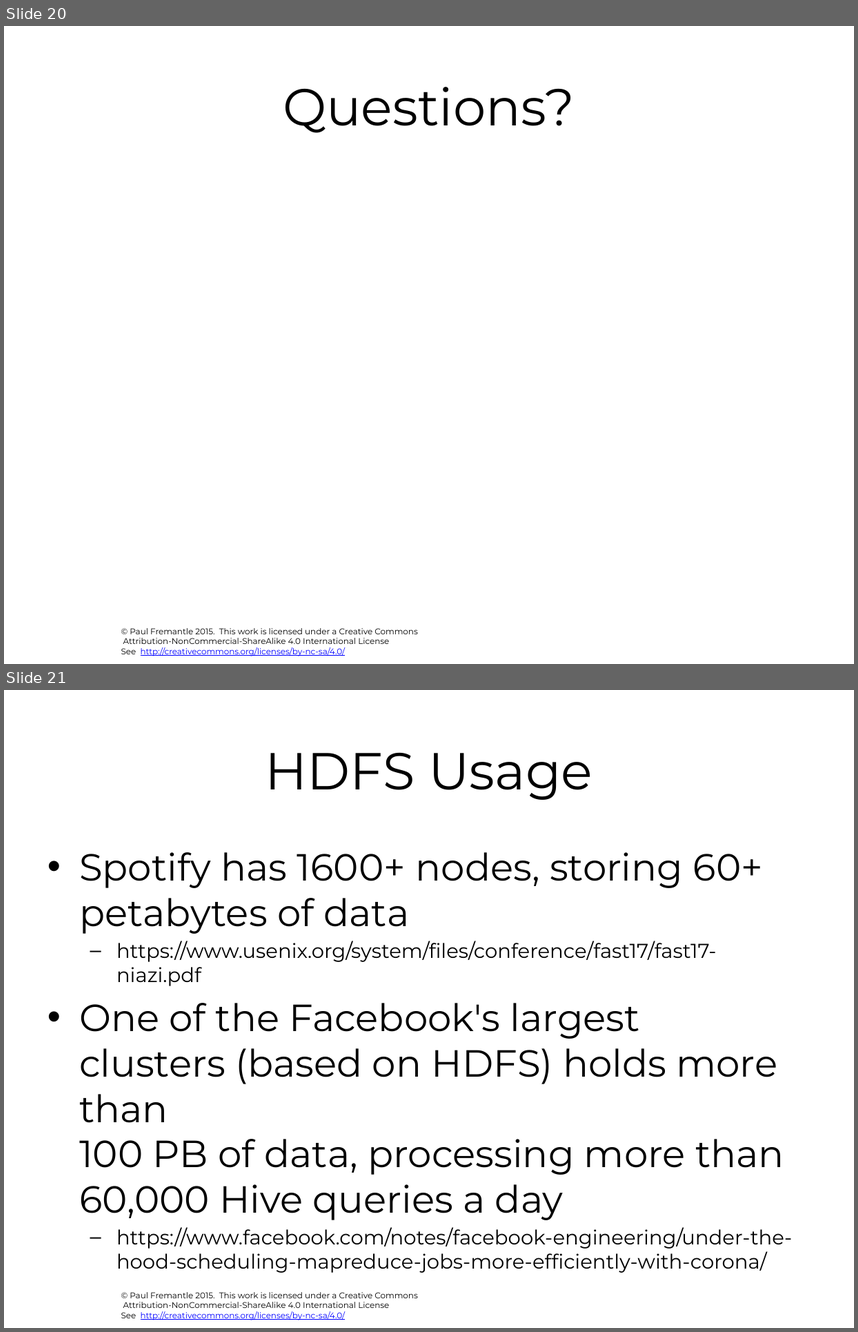
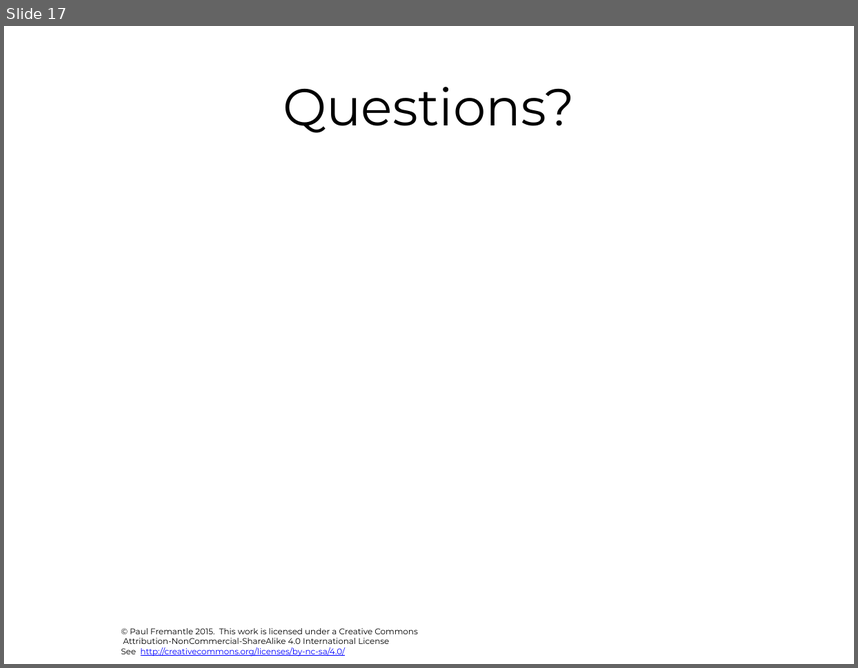
Before and after one commit to pzfreo/big, a slide deck: pres-source/02-map-reduce.pptx. Shown one above the other, each under a label of ours: slides 20 and 21 before the commit, slide 17 after it. The pictures are 858x1332 and 858x668 pixels, drawn with LibreOffice and Linux fonts; fonts in the diff are those of the drawing; background and template pictures are left out. Boxes give left, top, right and bottom in pixels: in the first picture for what was removed or moved away, otherwise in the second. Text is boxed around its words. In the diff, an @@ line names an element or a change of style, - is before the commit and + after.

```diff
--- a/pres-source/02-map-reduce.pptx
+++ b/pres-source/02-map-reduce.pptx
@@ slide 21 removed at [4, 690, 854, 1328], background #FFFFFF; not listed: 1 template element that a slide beside it also shows @@
@@ title removed at [265, 753, 593, 800] @@
-HDFS Usage
@@ text removed at [79, 852, 792, 1272] @@
-• Spotify has 1600+ nodes, storing 60+ petabytes of data
-  – https://www.usenix.org/system/files/conference/fast17/fast17-niazi.pdf
-• One of the Facebook's largest clusters (based on HDFS) holds more than
-  100 PB of data, processing more than 60,000 Hive queries a day
-  – https://www.facebook.com/notes/facebook-engineering/under-the-hood-scheduling-mapreduce-jobs-more-efficiently-with-corona/
@@ what was slide 20 is now slide 17 @@
```
Also in this commit, not shown: 6 other slides removed, 31 other files.
